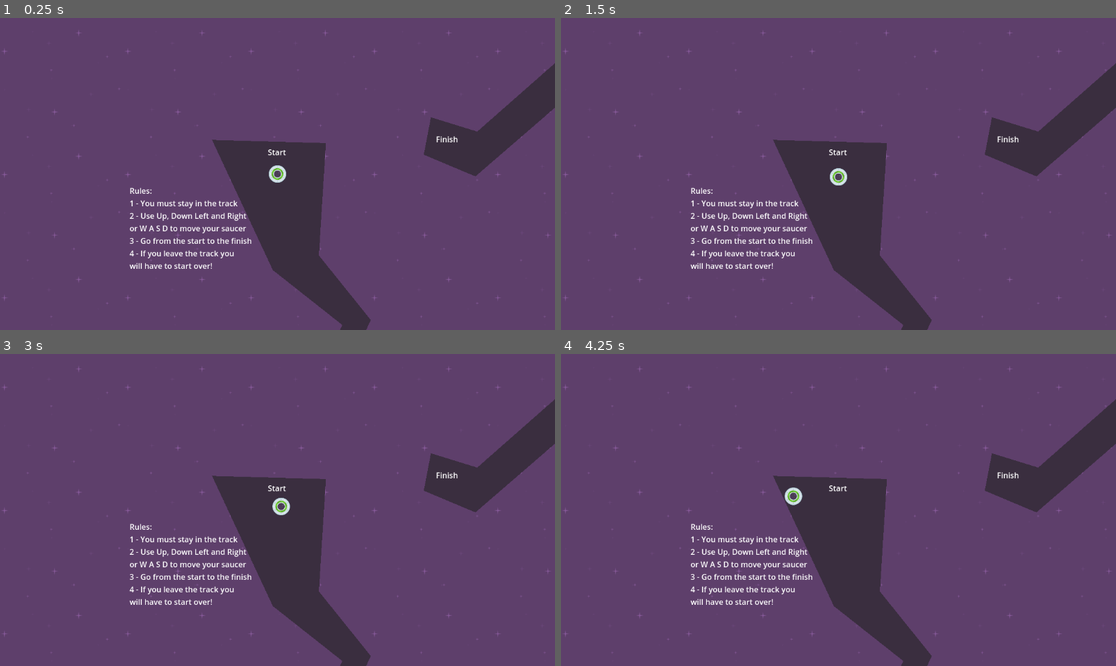
Above: before the commit, frames 1-4 (two rows, left to right).
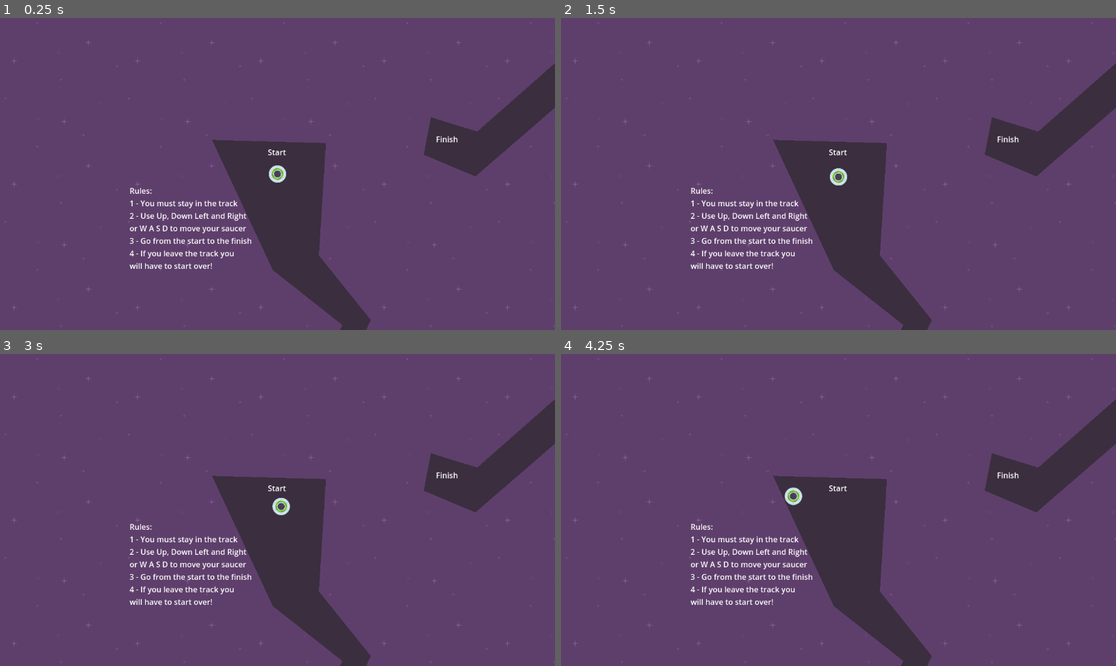
Above: after the commit, the same moments.

Repository: rdockstader/GodotSpeedySaucer
Game: Godot game, scene res://scenes/level_1.tscn
Two runs of this game, one before a commit and one after it. Both use one fixed random seed, a clock stepped at 60 frames per second and the inputs below.
Inputs:
- Up to frame 1 (0.25 s): no input
- Up to frame 2 (1.5 s): tap Enter at 0.5 s; hold Right (move_right) 0.53-1.28 s; hold Down (move_down) from 1.28 s (still down)
- Up to frame 3 (3 s): release Down (move_down) at 2.03 s; hold Right (move_right) 2.03-2.78 s; hold W (move_up) from 2.78 s (still down)
- Up to frame 4 (4.25 s): release W (move_up) at 3.53 s; hold Left (move_left) from 3.53 s (still down)

The runs differ from the first frame. In frame 1, 0.2% of the frame differs, in the area x 0-100%, y 1-100%; in frame 2, 0.2%; in frame 3, 0.2%; in frame 4, 0.2%.

Commit message:
fix a couple bugs

Diff:
--- a/scenes/level_1.tscn
+++ b/scenes/level_1.tscn
@@ -8,18 +8,6 @@
 [node name="Level1" type="Node2D"]
 script = ExtResource("1_r81u8")
 
-[node name="CanvasLayer" type="CanvasLayer" parent="."]
-layer = -1
-
-[node name="Background" type="TextureRect" parent="CanvasLayer"]
-z_index = -100
-offset_left = -20.0
-offset_top = -20.0
-offset_right = 1178.0
-offset_bottom = 671.0
-texture = ExtResource("1_4elil")
-stretch_mode = 1
-
 [node name="Player" parent="." instance=ExtResource("2_or2iq")]
 z_index = 5
 position = Vector2(443, 193)
@@ -27,25 +15,27 @@
 [node name="Maze" parent="." instance=ExtResource("4_3vfvh")]
 position = Vector2(587, 228)
 
-[node name="StartLabel" type="Label" parent="."]
+[node name="Graphics" type="Node" parent="."]
+
+[node name="StartLabel" type="Label" parent="Graphics"]
 offset_left = 423.0
 offset_top = 136.0
 offset_right = 463.0
 offset_bottom = 159.0
 text = "Start"
 
-[node name="EndLabel" type="Label" parent="."]
+[node name="EndLabel" type="Label" parent="Graphics"]
 offset_left = 772.0
 offset_top = 109.0
 offset_right = 818.0
 offset_bottom = 132.0
 text = "Finish"
 
-[node name="TutorialLabel" type="Label" parent="."]
+[node name="TutorialLabel" type="Label" parent="Graphics"]
 offset_left = 136.0
 offset_top = 216.0
 offset_right = 390.0
-offset_bottom = 378.0
+offset_bottom = 395.0
 text = "Rules:
 1 - You must stay in the track
 2 - Use Up, Down Left and Right
@@ -54,4 +44,17 @@
 4 - If you leave the track you
 will have to start over!"
 
+[node name="CanvasLayer" type="CanvasLayer" parent="Graphics"]
+layer = -1
+
+[node name="Background" type="TextureRect" parent="Graphics/CanvasLayer"]
+z_index = -100
+anchors_preset = 15
+anchor_right = 1.0
+anchor_bottom = 1.0
+grow_horizontal = 2
+grow_vertical = 2
+texture = ExtResource("1_4elil")
+stretch_mode = 1
+
 [connection signal="body_exited" from="Maze" to="." method="_on_maze_body_exited"]
